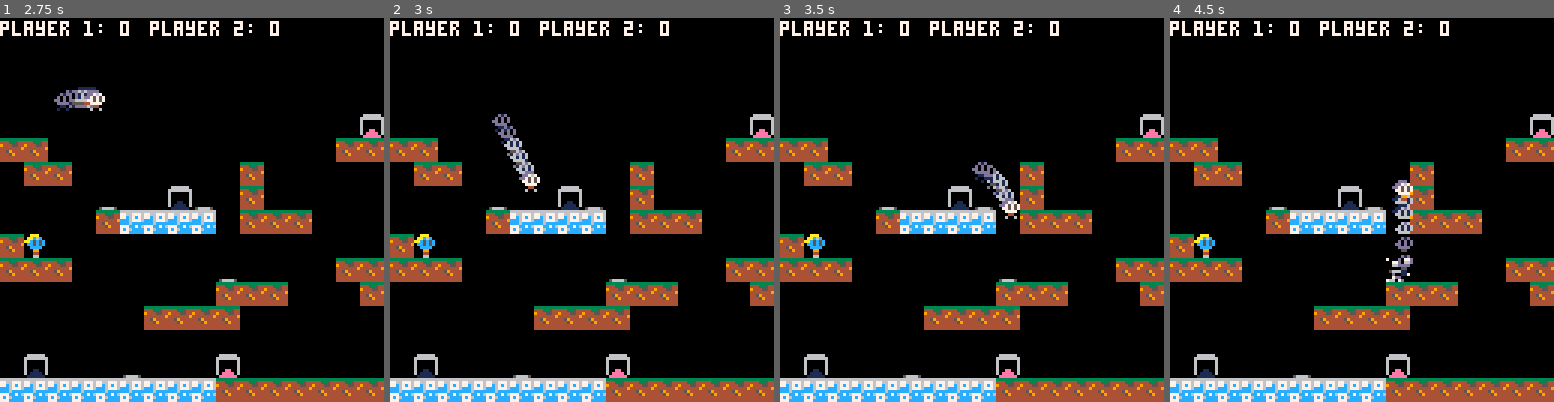
Above: before the commit, frames 1-4 (left to right).
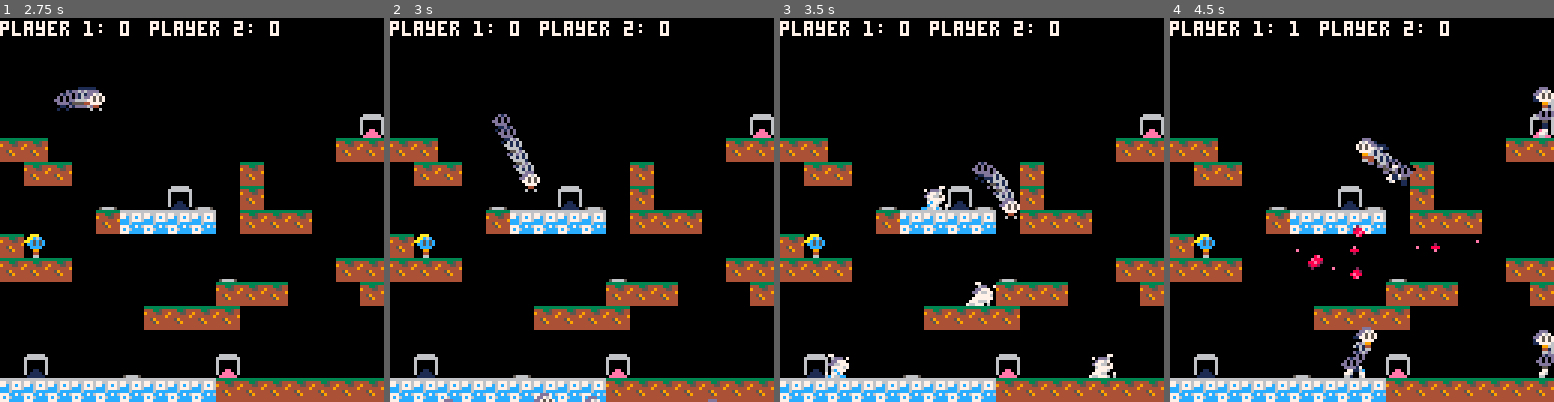
Above: after the commit, the same moments.

Repository: wesen/carts
Game: PICO-8 cartridge games/bump/bump.p8
The game is run twice, just before and just after one commit, with the same random seed, the same clock (stepped at 60 frames per second) and the same inputs.
Inputs:
- Up to frame 1 (2.75 s): tap X (X key) at 0.33, 0.7, 1.43, 2.58 s; tap O (Z key) at 1.07, 1.8, 2.43 s; hold Right from 2.33 s (still down)
- Up to frame 2 (3 s): keep holding Right
- Up to frame 3 (3.5 s): tap O (Z key) at 3.07 s; tap X (X key) at 3.1 s; release Right at 3.33 s; hold Right from 3.38 s (still down)
- Up to frame 4 (4.5 s): tap X (X key) at 3.62, 4.13 s; tap O (Z key) at 3.7, 4.33 s; release Right at 4.22 s; hold Up from 4.27 s (still down)

Frame 1 is identical in both runs. In frame 2, 0.2% of the frame differs, in the area x 14-86%, y 97-100%; in frame 3, 1.1%; in frame 4, 3.3%, in the area x 31-100%, y 0-94%.

Commit message:
Add doppelgaenger code

Diff:
--- a/games/bump/bump.p8
+++ b/games/bump/bump.p8
@@ -595,15 +595,11 @@
 end
 
 function cls_room:spawn_player(input_port)
- --local i = flr(rnd(#self.spawn_locations)) + 1
-
+ -- XXX potentially find better spawn locatiosn
  local spawn_pos = self.spawn_locations[spawn_idx]:clone()
- cls_spawn.init(spawn_pos, input_port)
-
- spawn_idx += 1
- if spawn_idx > #self.spawn_locations then
-  spawn_idx = 1
- end
+ local spawn=cls_spawn.init(spawn_pos, input_port)
+ spawn_idx = (spawn_idx%#self.spawn_locations)+1
+ return spawn
 end
 
 function cls_room:tile_at(pos)
@@ -784,8 +780,16 @@
 function cls_player:kill()
  del(players,self)
  del(actors,self)
-  sfx(1)
- room:spawn_player(self.input_port)
+ sfx(1)
+ if not self.is_doppelgaenger then
+  room:spawn_player(self.input_port)
+  for player in all(players) do
+   if player.input_port==self.input_port and player.is_doppelgaenger then
+    make_gore_explosion(player.pos)
+    player:kill()
+   end
+  end
+ end
 end
 
 function cls_player:update()
@@ -1020,6 +1024,7 @@
  self.input_port=input_port
  self.pos=v2(self.target.x,128)
  self.spd.y=-2
+ self.is_doppelgaenger=false
  add_cr(function()
   self:cr_spawn()
  end)
@@ -1028,13 +1033,15 @@
 function cls_spawn:cr_spawn()
  cr_move_to(self,self.target,1,inexpo)
  del(actors,self)
- cls_player.init(self.target, self.input_port)
+ local player=cls_player.init(self.target, self.input_port)
+ player.is_doppelgaenger=self.is_doppelgaenger
  cls_smoke.init(self.pos,spr_full_smoke,0)
 end
 
 function cls_spawn:draw()
  spr(spr_spawn_point,self.pos.x,self.pos.y)
 end
+
 spr_spikes=68
 
 cls_spikes=subclass(typ_spikes,cls_actor,function(self,pos)
@@ -1144,6 +1151,10 @@
 end)
 
 function cls_pwrup_doppelgaenger:act_on_player(player)
+ for i=0,3 do
+  local spawn=room:spawn_player(player.input_port)
+  spawn.is_doppelgaenger=true
+ end
 end
 
 tiles[spr_power_up]=cls_pwrup_doppelgaenger
--- a/games/bump/player.lua
+++ b/games/bump/player.lua
@@ -35,8 +35,16 @@
 function cls_player:kill()
  del(players,self)
  del(actors,self)
-  sfx(1)
- room:spawn_player(self.input_port)
+ sfx(1)
+ if not self.is_doppelgaenger then
+  room:spawn_player(self.input_port)
+  for player in all(players) do
+   if player.input_port==self.input_port and player.is_doppelgaenger then
+    make_gore_explosion(player.pos)
+    player:kill()
+   end
+  end
+ end
 end
 
 function cls_player:update()
--- a/games/bump/power-ups.lua
+++ b/games/bump/power-ups.lua
@@ -28,6 +28,10 @@
 end)
 
 function cls_pwrup_doppelgaenger:act_on_player(player)
+ for i=0,3 do
+  local spawn=room:spawn_player(player.input_port)
+  spawn.is_doppelgaenger=true
+ end
 end
 
 tiles[spr_power_up]=cls_pwrup_doppelgaenger
--- a/games/bump/room.lua
+++ b/games/bump/room.lua
@@ -39,15 +39,11 @@
 end
 
 function cls_room:spawn_player(input_port)
- --local i = flr(rnd(#self.spawn_locations)) + 1
-
+ -- XXX potentially find better spawn locatiosn
  local spawn_pos = self.spawn_locations[spawn_idx]:clone()
- cls_spawn.init(spawn_pos, input_port)
-
- spawn_idx += 1
- if spawn_idx > #self.spawn_locations then
-  spawn_idx = 1
- end
+ local spawn=cls_spawn.init(spawn_pos, input_port)
+ spawn_idx = (spawn_idx%#self.spawn_locations)+1
+ return spawn
 end
 
 function cls_room:tile_at(pos)
--- a/games/bump/spawn.lua
+++ b/games/bump/spawn.lua
@@ -7,6 +7,7 @@
  self.input_port=input_port
  self.pos=v2(self.target.x,128)
  self.spd.y=-2
+ self.is_doppelgaenger=false
  add_cr(function()
   self:cr_spawn()
  end)
@@ -15,7 +16,8 @@
 function cls_spawn:cr_spawn()
  cr_move_to(self,self.target,1,inexpo)
  del(actors,self)
- cls_player.init(self.target, self.input_port)
+ local player=cls_player.init(self.target, self.input_port)
+ player.is_doppelgaenger=self.is_doppelgaenger
  cls_smoke.init(self.pos,spr_full_smoke,0)
 end
 
